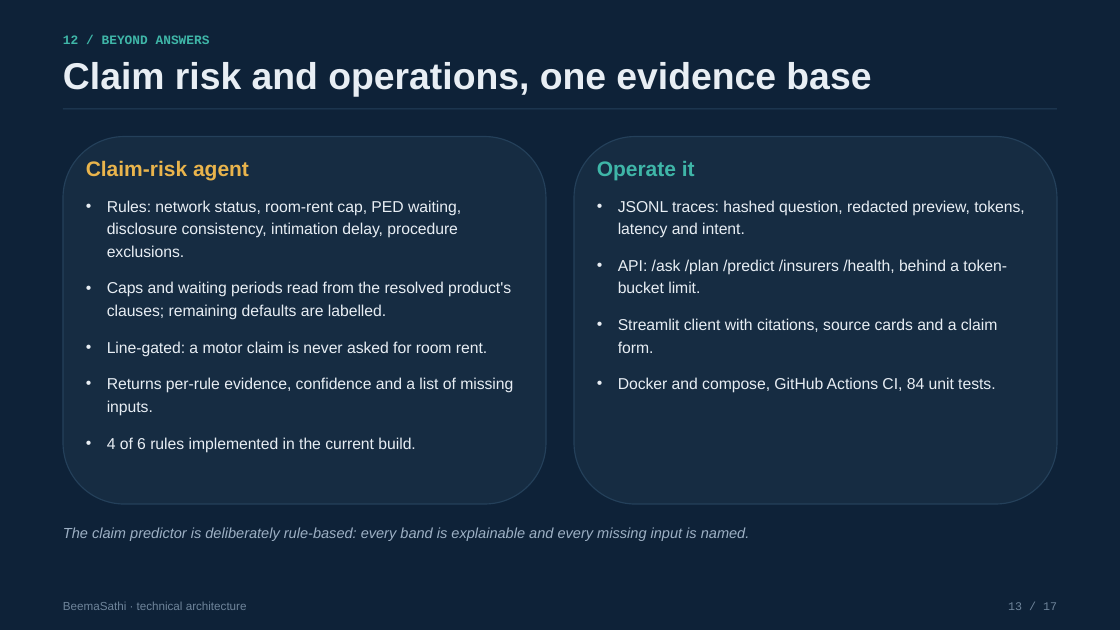
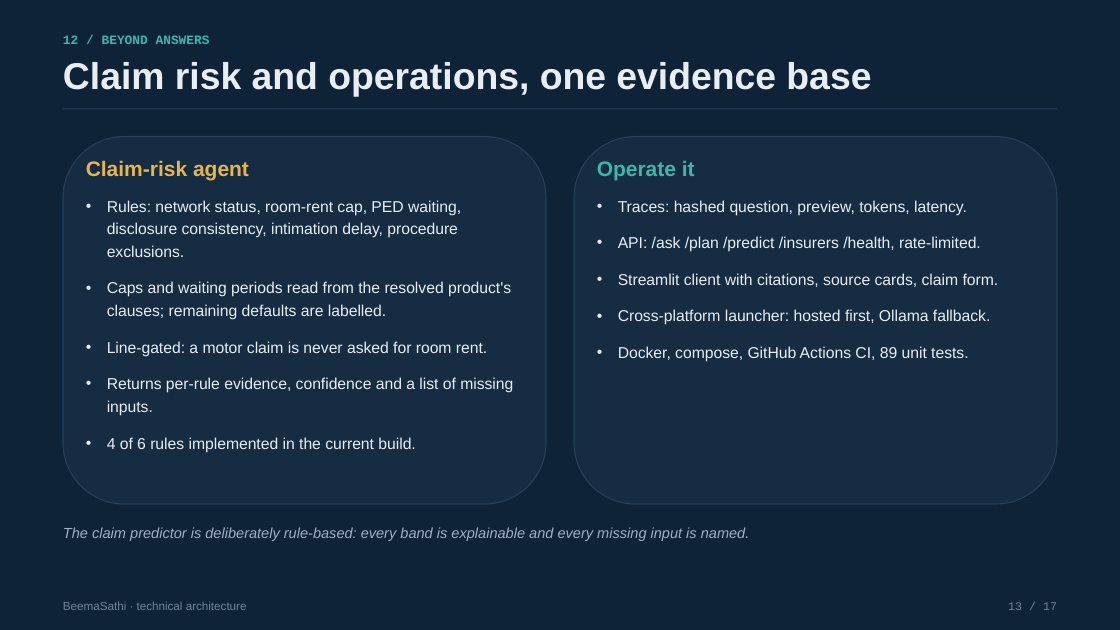
Before and after one commit to satishify/beemasathi, a slide deck: slide 13 of demo/BeemaSathi_Technical_Deck.pptx. Drawn at 1120x630 pixels with LibreOffice and Linux fonts; fonts in the diff are those of the drawing. Boxes give left, top, right and bottom in pixels: in the first picture for what was removed or moved away, otherwise in the second. Text is boxed around its words. In the diff, an @@ line names an element or a change of style, - is before the commit and + after.

Commit message:
Bring the docs and technical deck in line with the launcher and fallback

```diff
--- a/demo/BeemaSathi_Technical_Deck.pptx
+++ b/demo/BeemaSathi_Technical_Deck.pptx
@@ text at [618,200,999,362]: text changed @@
-• JSONL traces: hashed question, redacted preview, tokens, latency and intent.
-• API: /ask /plan /predict /insurers /health, behind a token-bucket limit.
-• Streamlit client with citations, source cards and a claim form.
-• Docker and compose, GitHub Actions CI, 84 unit tests.
+• Traces: hashed question, preview, tokens, latency.
+• API: /ask /plan /predict /insurers /health, rate-limited.
+• Streamlit client with citations, source cards, claim form.
+• Cross-platform launcher: hosted first, Ollama fallback.
+• Docker, compose, GitHub Actions CI, 89 unit tests.
```
Also in this commit, not shown: 4 other slides changed, 4 other files.
